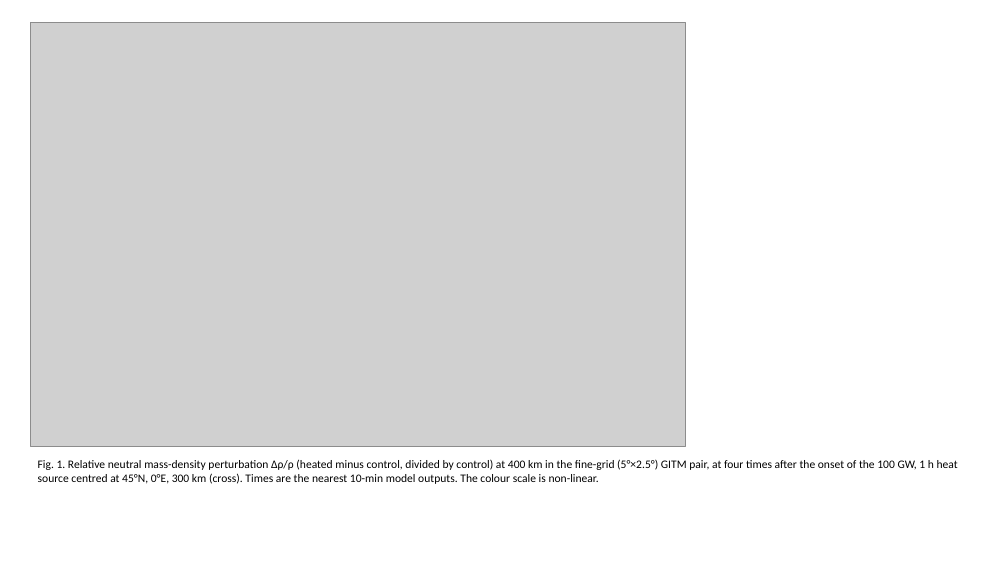
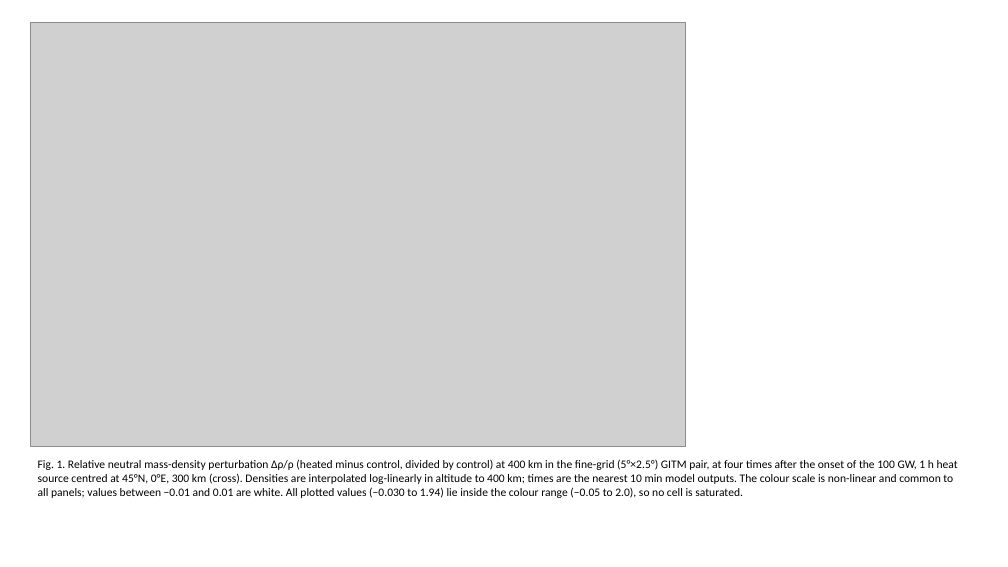
Before and after one commit to bougtoir/thermosphere-debris-selective-decay, a slide deck: slide 1 of manuscript/physical/figures.pptx. Drawn at 1008x567 pixels with LibreOffice and Linux fonts; fonts in the diff are those of the drawing; grey boxes stand for pictures. Boxes give left, top, right and bottom in pixels: in the first picture for what was removed or moved away, otherwise in the second. Text is boxed around its words. In the diff, an @@ line names an element or a change of style, - is before the commit and + after.

```diff
--- a/manuscript/physical/figures.pptx
+++ b/manuscript/physical/figures.pptx
@@ text at (38,459,958,498): text changed @@
-Fig. 1. Relative neutral mass-density perturbation Δρ/ρ (heated minus control, divided by control) at 400 km in the fine-grid (5°×2.5°) GITM pair, at four times after the onset of the 100 GW, 1 h heat source centred at 45°N, 0°E, 300 km (cross). Times are the nearest 10-min model outputs. The colour scale is non-linear.
+Fig. 1. Relative neutral mass-density perturbation Δρ/ρ (heated minus control, divided by control) at 400 km in the fine-grid (5°×2.5°) GITM pair, at four times after the onset of the 100 GW, 1 h heat source centred at 45°N, 0°E, 300 km (cross). Densities are interpolated log-linearly in altitude to 400 km; times are the nearest 10 min model outputs. The colour scale is non-linear and common to all panels; values between −0.01 and 0.01 are white. All plotted values (−0.030 to 1.94) lie inside the colour range (−0.05 to 2.0), so no cell is saturated.
```
Also in this commit, not shown: 4 other slides changed, 29 other files.
